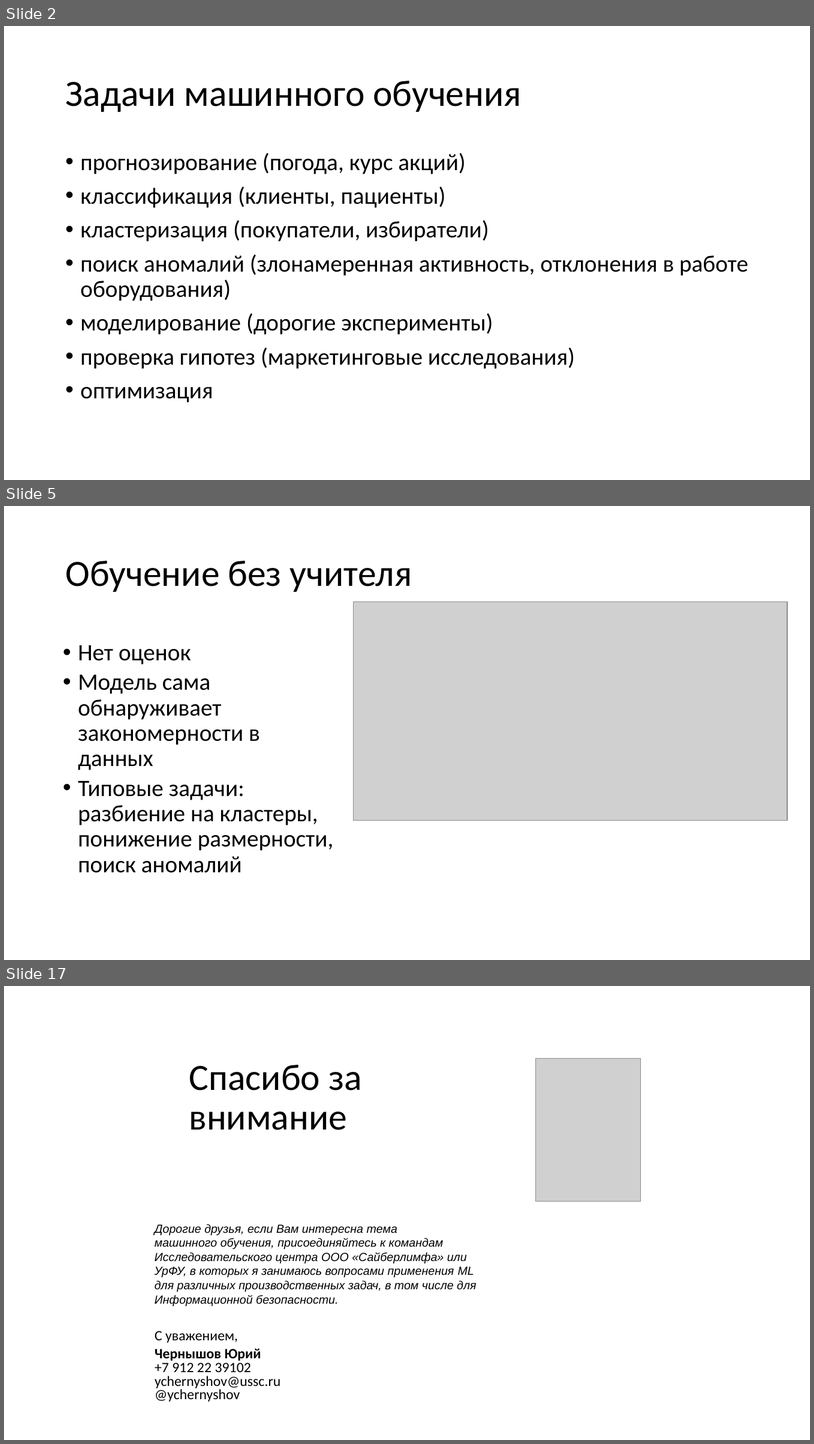
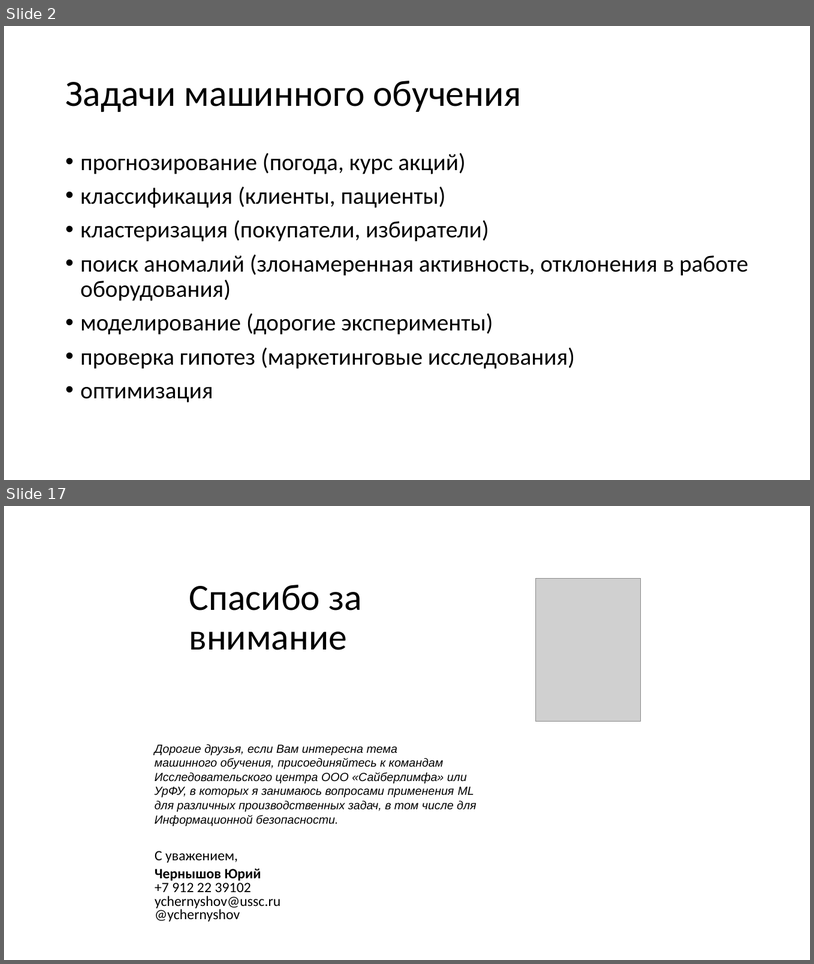
Before and after one commit to CyberLympha/Data-Science-Course, a slide deck: презентации/Задача регрессии.ppt. Shown one above the other, each under a label of ours: slides 2, 5 and 17 before the commit, slides 2 and 17 after it; the slides between them are not shown. The pictures are 814x1444 and 814x964 pixels, drawn with LibreOffice and Linux fonts; fonts in the diff are those of the drawing; grey boxes stand for pictures. Boxes give left, top, right and bottom in pixels: in the first picture for what was removed or moved away, otherwise in the second. Text is boxed around its words. In the diff, an @@ line names an element or a change of style, - is before the commit and + after.

```diff
--- a/презентации/Задача регрессии.ppt
+++ b/презентации/Задача регрессии.ppt
@@ slide 5 removed at [4, 506, 810, 960], background #FFFFFF @@
@@ title removed at [65, 561, 413, 592] @@
-Обучение без учителя
@@ picture removed at [353, 601, 788, 820] @@
@@ text removed at [78, 645, 334, 873] @@
-  • Нет оценок
-  • Модель сама обнаруживает закономерности в данных
-  • Типовые задачи: разбиение на кластеры, понижение размерности, поиск аномалий
```
Also in this commit, not shown: 9 slides changed, 6 slides added, 5 other slides removed.
